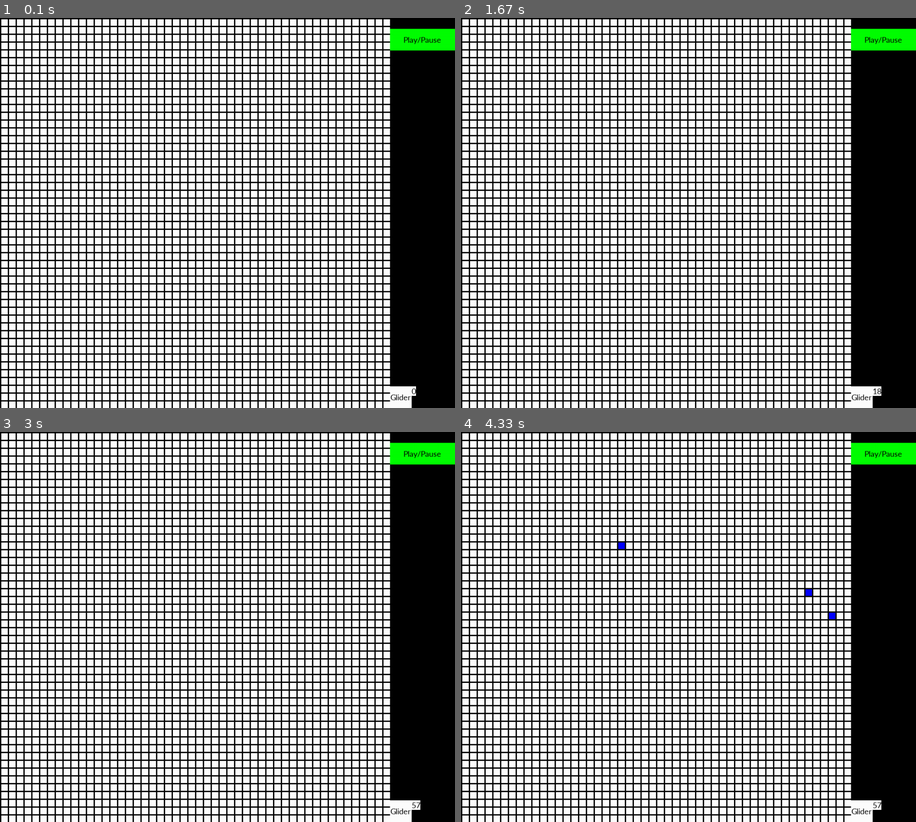
Above: before the commit, frames 1-4 (two rows, left to right).
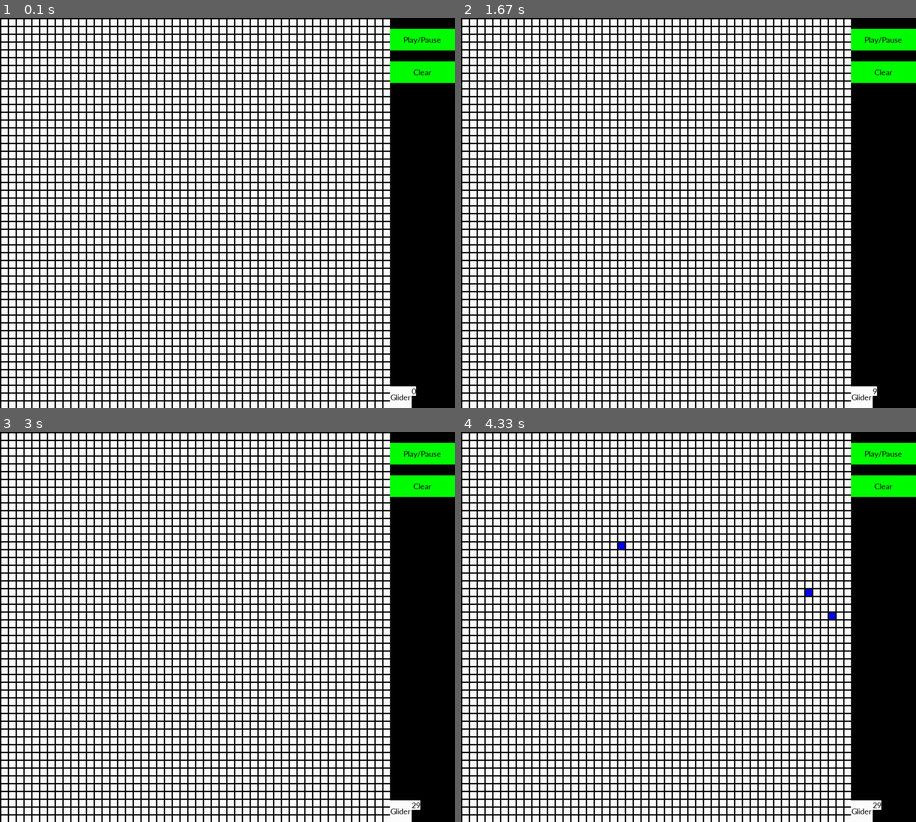
Above: after the commit, the same moments.

Repository: b-whitman/game-of-life
Game: pygame game, started from src/game-of-life.py
Same seed, same stepped clock (60 frames per second), same inputs: the game is played once before the commit and once after it.
Inputs (mouse positions are in pixels of both pictures, inside the frame that each line leads up to):
- Up to frame 1 (0.1 s): no input
- Up to frame 2 (1.67 s): tap Enter at 0.33 s; click (884, 72) at 0.72 s, where only the run after the commit has a clickable "Clear"; click "Play/Pause" at 1.05 s; click (743, 248) at 1.58 s
- Up to frame 3 (3 s): click "Play/Pause" at 2.93 s
- Up to frame 4 (4.33 s): click (624, 545) at 3.38 s; click (806, 591) at 3.72 s; click (829, 619) at 4.05 s

The runs differ from the first frame. In frame 1, 0.8% of the frame differs, in the area x 85-100%, y 11-17%; in frame 2, 0.9%, in the area x 85-100%, y 11-97%; in frame 3, 0.8%; in frame 4, 0.8%.

Commit message:
clear button. slower play. gen_num clears properly

Diff:
--- a/src/classes.py
+++ b/src/classes.py
@@ -5,7 +5,7 @@
 black = 0, 0, 0
 white = 255, 255, 255
 
-
+clock = pygame.time.Clock()
 
 class Grid():
 
@@ -17,10 +17,7 @@
         self.columns = columns
         self.shape_dict = {'glider': [[1,1,1],[0,0,1],[0,1,0]]}
 
-        self.gen_num = 0
-
-        self.cells = [[0 for x in range(columns)] for y in range(rows)]
-        self.clickable = 1
+        self.reset_cells()
 
     def resolve(self):
 
@@ -42,11 +39,10 @@
                 elif (is_alive == 0) and (neighbors == 3):
                     new_grid[x][y] = 1
 
+        clock.tick(15)
         self.gen_num += 1
         return new_grid
 
-    def autoplay(self):
-        pass
 
     def neighbors(self, row, column):
         # Count up live cells in adjacent and diagonal
@@ -69,6 +65,12 @@
                     ])
 
         return total
+
+    def reset_cells(self):
+        self.cells = [[0 for x in range(self.columns)]
+                        for y in range(self.rows)]
+        self.gen_num = 0
+        self.paused = 1
 
     # def paste_shape(self, shape, origin):
     #     #
--- a/src/game-of-life.py
+++ b/src/game-of-life.py
@@ -25,6 +25,8 @@
 grid = Grid(50, 50, 15, 15, 3)
 play_button = Button(green, 900, 25, 150, 50, 'Play/Pause')
 glider_button = Button(white, 900, 850, 50, 50, 'Glider')
+clear_button = Button(green, 900, 100, 150, 50, 'Clear')
+
 
 
 def to_grid(n):
@@ -45,23 +47,28 @@
                             height])
 
     play_button.draw(screen)
+    clear_button.draw(screen)
     glider_button.draw(screen)
 
     gen_num = font.render(str(grid.gen_num), True, black, white)
     screen.blit(gen_num, (950, 850))
 
     clock.tick(30)
+    pygame.display.flip()
     pygame.display.update()
 
 def menu(x, y):
     # TODO: This should probably be a class instead of a function
     if play_button.y < y < play_button.y+play_button.height:
-        if grid.clickable == True:
+        if grid.paused == True:
             print("Pause")
-            grid.clickable = False
+            grid.paused = False
         else:
             print("Play")
-            grid.clickable = True
+            grid.paused = True
+    if clear_button.y < y < clear_button.y+clear_button.height:
+        grid.reset_cells()
+        screen.fill(black)
     if glider_button.y < y < glider_button.y+glider_button.height and glider_button.x < x < glider_button.x + glider_button.width:
         print("Glider")
 
@@ -84,14 +91,14 @@
                 x = to_grid(x)
                 y = to_grid(y)
                 print(f"Click: {x}, {y}")
-                if grid.clickable == True:
+                if grid.paused == True:
                     grid.cells[y-1][x-1] = not grid.cells[y-1][x-1]
                 else:
                     continue
         elif event.type == pygame.KEYDOWN:
             grid.cells = grid.resolve()
 
-    if grid.clickable == False:
+    if grid.paused == False:
         grid.cells = grid.resolve()
         draw(grid)
         continue
